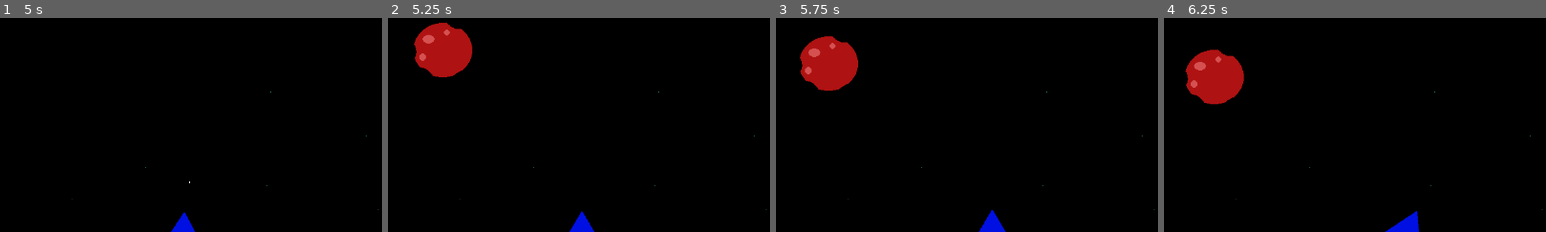
Above: before the commit, frames 1-4 (left to right).
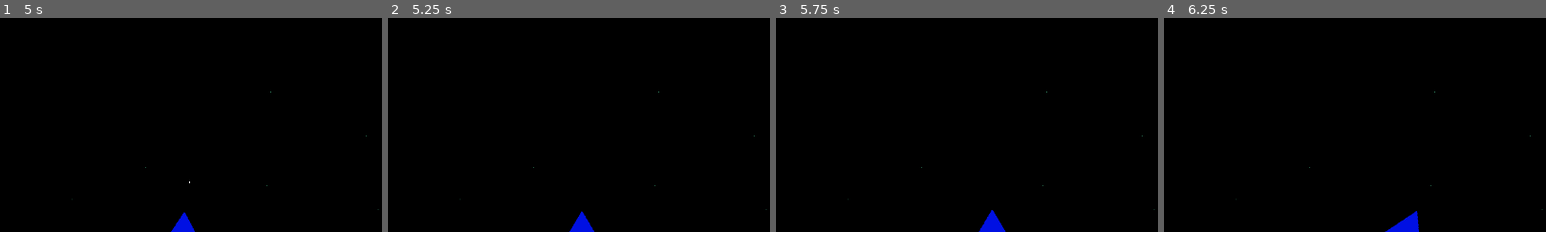
Above: after the commit, the same moments.

Repository: MrVeGGi3/20GamesChallenge
Game: Godot game, scene res://#4 Asteroids/Assets #4/Scenes/MainLevel.tscn
The game is run twice, just before and just after one commit, with the same random seed, the same clock (stepped at 60 frames per second) and the same inputs. The project has no main scene, so this scene is started directly.
Inputs:
- Up to frame 1 (5 s): tap Enter at 0.5, 2 s; hold D (right) 0.53-1.28 s; tap Space (ui_select) at 0.77, 1.07, 1.25, 1.52, 1.82, 3.02, 3.32, 3.77, 4.07, 4.52, 4.82 s; hold S (down) 1.28-2.03 s; hold D (right) 2.03-2.78 s; hold W (up) 2.78-3.53 s; hold A (left) from 3.53 s (still down)
- Up to frame 2 (5.25 s): release A (left) at 5.03 s; hold S (down) from 5.03 s (still down)
- Up to frame 3 (5.75 s): keep holding S (down)
- Up to frame 4 (6.25 s): release S (down) at 5.78 s; hold D (right) from 5.78 s (still down); tap Space (ui_select) at 6.02 s
The pictures show only the part of the screen within x 43-93%, y 0-50%; the shares and areas given below are measured in that part.

Frame 1 is identical in both runs. In frame 2, 3.0% of the frame differs, in the area x 6-23%, y 2-28%; in frame 3, 3.0%; in frame 4, 3.0%.

Commit message:
MobSpawner Adicionado!

Diff:
--- a/games/#4 Asteroids/Assets #4/Scenes/MainLevel.tscn
+++ b/games/#4 Asteroids/Assets #4/Scenes/MainLevel.tscn
@@ -1,10 +1,16 @@
-[gd_scene load_steps=6 format=3 uid="uid://d3262prklh14g"]
+[gd_scene load_steps=7 format=3 uid="uid://d3262prklh14g"]
 
 [ext_resource type="Texture2D" uid="uid://hevdittppi3r" path="res://#4 Asteroids/Assets #4/images/background/Background.png" id="1_a7s8r"]
 [ext_resource type="Script" path="res://#4 Asteroids/Assets #4/Scripts/main_level.gd" id="1_m07ln"]
 [ext_resource type="Script" path="res://#4 Asteroids/Assets #4/Scripts/ui_hud.gd" id="2_mjah1"]
 [ext_resource type="PackedScene" uid="uid://duhhkfbemxqfm" path="res://#4 Asteroids/Assets #4/Scenes/Player.tscn" id="4_wdd4y"]
 [ext_resource type="PackedScene" uid="uid://ca2whuryy7kbn" path="res://#4 Asteroids/Assets #4/Scenes/MeteorSpawner.tscn" id="5_42lql"]
+
+[sub_resource type="Curve2D" id="Curve2D_ifb4n"]
+_data = {
+"points": PackedVector2Array(0, 0, 0, 0, 5, 648, 0, 0, 0, 0, 0, 9, 0, 0, 0, 0, 1150, 5, 0, 0, 0, 0, 1152, 649, 0, 0, 0, 0, 9, 647)
+}
+point_count = 5
 
 [node name="MainLevel" type="Node2D"]
 script = ExtResource("1_m07ln")
@@ -38,5 +44,15 @@
 [node name="SpawnPoint" type="Marker2D" parent="."]
 position = Vector2(593, 334)
 
-[node name="MeteorSpawner" parent="." instance=ExtResource("5_42lql")]
-position = Vector2(585, 43)
+[node name="Path2D" type="Path2D" parent="."]
+curve = SubResource("Curve2D_ifb4n")
+
+[node name="PathFollow2D" type="PathFollow2D" parent="Path2D"]
+position = Vector2(5, 648)
+rotation = -1.57862
+loop = false
+
+[node name="MeteorSpawner" parent="Path2D/PathFollow2D" instance=ExtResource("5_42lql")]
+position = Vector2(-1.00787, 0.992249)
+rotation = 1.57862
+scale = Vector2(1, 1)
--- a/games/#4 Asteroids/Assets #4/Scripts/main_level.gd
+++ b/games/#4 Asteroids/Assets #4/Scripts/main_level.gd
@@ -1,10 +1,13 @@
 extends Node2D
 
-# Called when the node enters the scene tree for the first time.
-func _ready() -> void:
-	pass # Replace with function body.
+@onready var path_follow_2d: PathFollow2D = $Path2D/PathFollow2D
+@onready var progress_speed : float = 0.01
 
 
-# Called every frame. 'delta' is the elapsed time since the previous frame.
 func _process(delta: float) -> void:
-	pass
+	path_follow_2d.progress_ratio += progress_speed * delta
+
+	if path_follow_2d.progress_ratio == 1.0:
+		path_follow_2d.progress_ratio -= progress_speed * delta
+	elif path_follow_2d.progress_ratio == 0.0:
+		path_follow_2d.progress_ratio += progress_speed * delta
